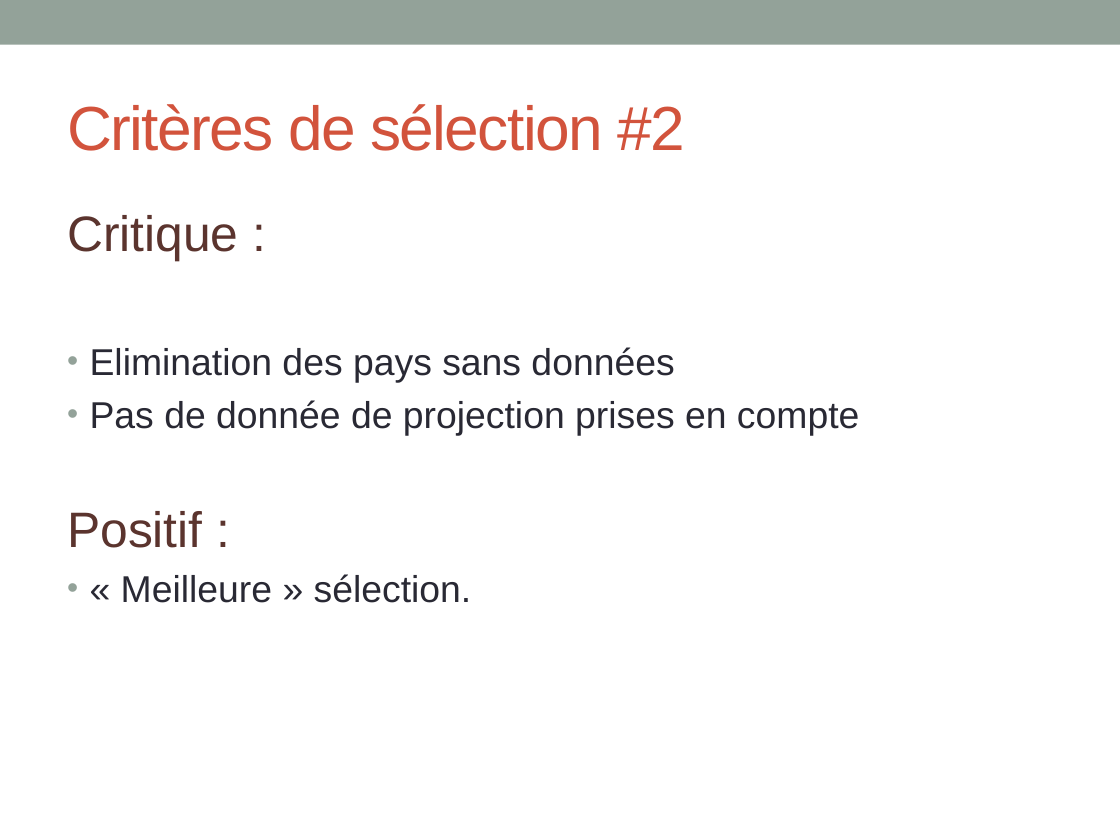
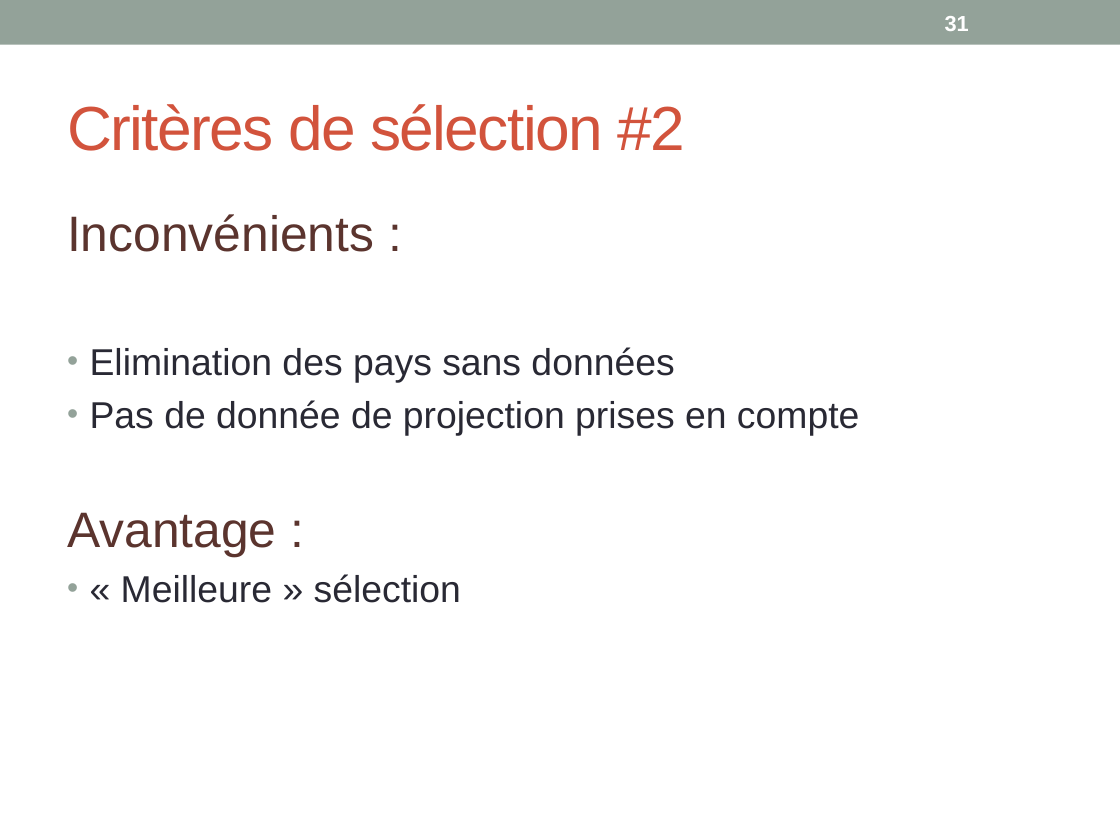
Before and after one commit to khub41/OC_P02, a slide deck: slide 31 of Presentation_P02.pptx (slide 30 before the commit). Drawn at 1120x840 pixels with LibreOffice and Linux fonts; fonts in the diff are those of the drawing. Boxes give left, top, right and bottom in pixels: in the first picture for what was removed or moved away, otherwise in the second. Text is boxed around its words. In the diff, an @@ line names an element or a change of style, - is before the commit and + after.

```diff
--- a/Presentation_P02.pptx
+++ b/Presentation_P02.pptx
@@ page number added at [945,16,969,31], 14 pt, text #FFFFFF, bold @@
+31
@@ text at [67,214,374,252]: text changed @@
-Critique :
+Inconvénients :
@@ text at [67,512,461,603]: text changed @@
-Positif :
-• « Meilleure » sélection.
+Avantage :
+• « Meilleure » sélection
```
Also in this commit, not shown: 38 other slides changed, 2 slides added, 1 other file.
